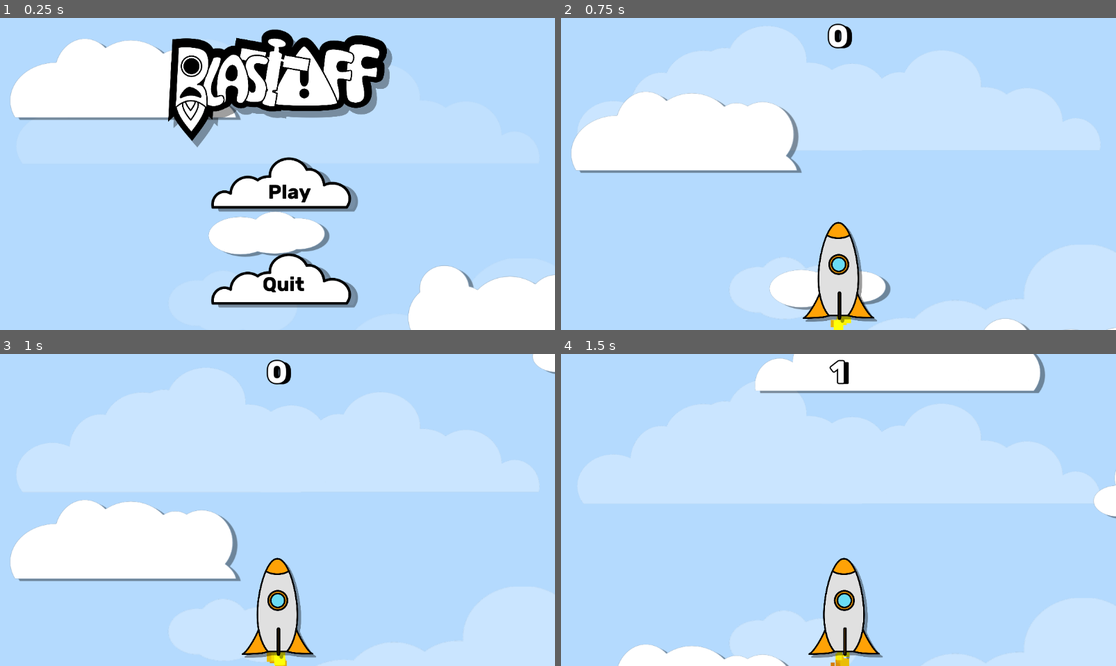
Above: before the commit, frames 1-4 (two rows, left to right).
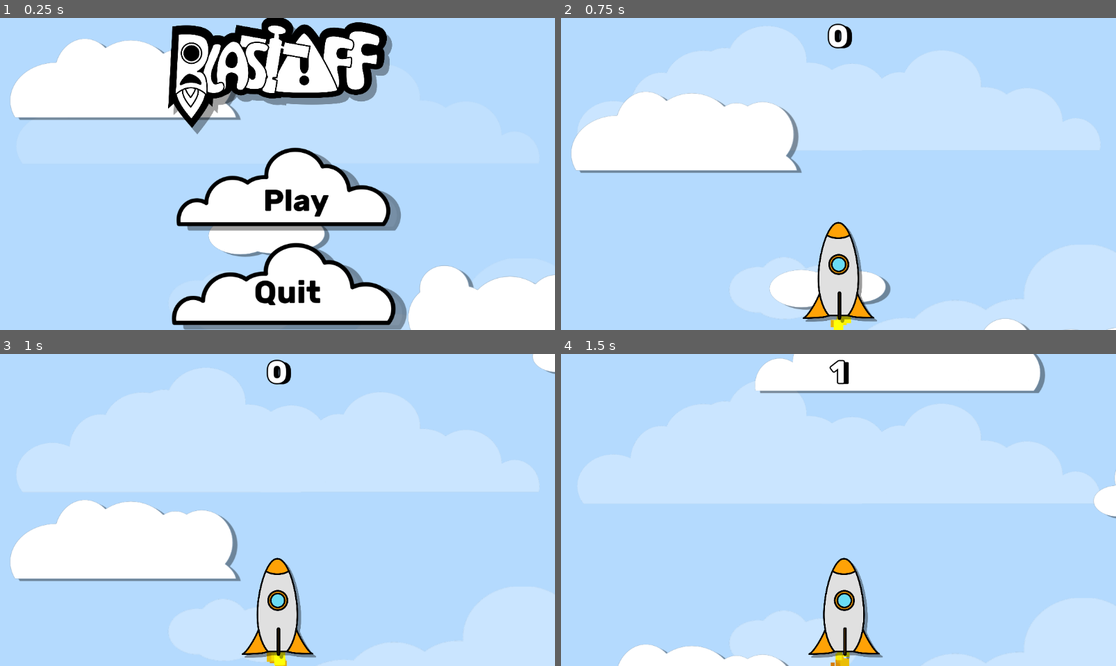
Above: after the commit, the same moments.

Repository: Ranger-NF/BlastOff
Game: Godot game, scene res://main.tscn
The game is run twice, just before and just after one commit, with the same random seed, the same clock (stepped at 60 frames per second) and the same inputs.
Inputs (mouse positions are in pixels of both pictures, inside the frame that each line leads up to; where the layout moved, square brackets give the same spot in the first picture):
- Up to frame 1 (0.25 s): no input
- Up to frame 2 (0.75 s): click (838, 186) [838, 198] at 0.5 s
- Up to frame 3 (1 s): no input
- Up to frame 4 (1.5 s): move the mouse to (960, 494) at 1.27 s; click (960, 494) at 1.42 s

The runs differ from the first frame. In frame 1, 20% of the frame differs, in the area x 30-74%, y 0-100%; in frame 2, nothing differs; in frame 3, nothing differs; in frame 4, nothing differs.

Commit message:
Removed unneccessary class

Diff:
--- a/Classes/point_info.gd
+++ /dev/null
@@ -1,16 +0,0 @@
-class_name point_info
-
-var normal       : Vector2
-var velocity     : Vector2
-var width        : float
-var width_noise  : float
-var offset_noise : float
-var color        : Color
-
-func reset():
-    normal       = Vector2.RIGHT
-    velocity     = Vector2.ZERO
-    width        = 0.0
-    width_noise  = 0.0
-    offset_noise = 0.0
-    color        = Color.BLACK
--- a/UI/main_menu.tscn
+++ b/UI/main_menu.tscn
@@ -41,11 +41,6 @@
 size_flags_vertical = 3
 alignment = 1
 
-[node name="ButtonLeft" type="VSeparator" parent="VBoxContainer/CenterBox"]
-modulate = Color(1, 1, 1, 0)
-layout_mode = 2
-size_flags_horizontal = 3
-
 [node name="ButtonBox" type="VBoxContainer" parent="VBoxContainer/CenterBox"]
 layout_mode = 2
 size_flags_horizontal = 3
@@ -59,7 +54,7 @@
 texture_hover = ExtResource("4_h5cxj")
 texture_disabled = ExtResource("4_h5cxj")
 ignore_texture_size = true
-stretch_mode = 4
+stretch_mode = 5
 
 [node name="QuitButton" type="TextureButton" parent="VBoxContainer/CenterBox/ButtonBox"]
 custom_minimum_size = Vector2(0, 200)
@@ -71,12 +66,11 @@
 texture_hover = ExtResource("6_bv2wb")
 texture_disabled = ExtResource("6_bv2wb")
 ignore_texture_size = true
-stretch_mode = 4
+stretch_mode = 5
 
-[node name="ButtonRight" type="VSeparator" parent="VBoxContainer/CenterBox"]
-modulate = Color(1, 1, 1, 0)
+[node name="HSeparator" type="HSeparator" parent="VBoxContainer/CenterBox/ButtonBox"]
+custom_minimum_size = Vector2(0, 50)
 layout_mode = 2
-size_flags_horizontal = 3
 
 [connection signal="pressed" from="VBoxContainer/CenterBox/ButtonBox/PlayButton" to="." method="_on_play_button_pressed"]
 [connection signal="pressed" from="VBoxContainer/CenterBox/ButtonBox/QuitButton" to="." method="_on_quit_button_pressed"]
